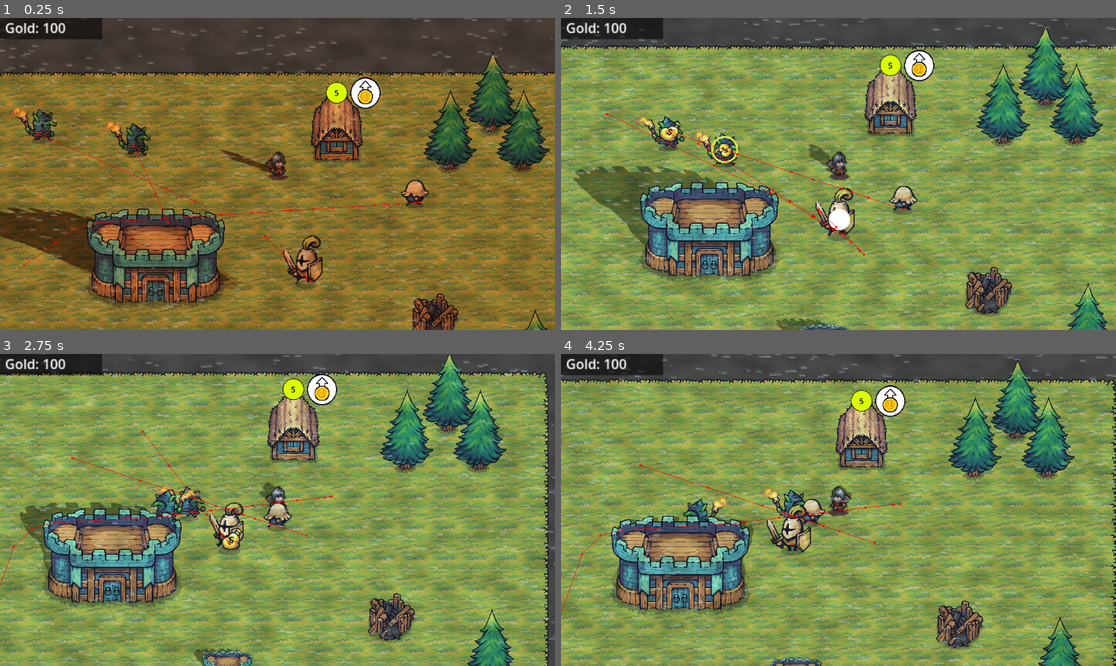
Above: before the commit, frames 1-4 (two rows, left to right).
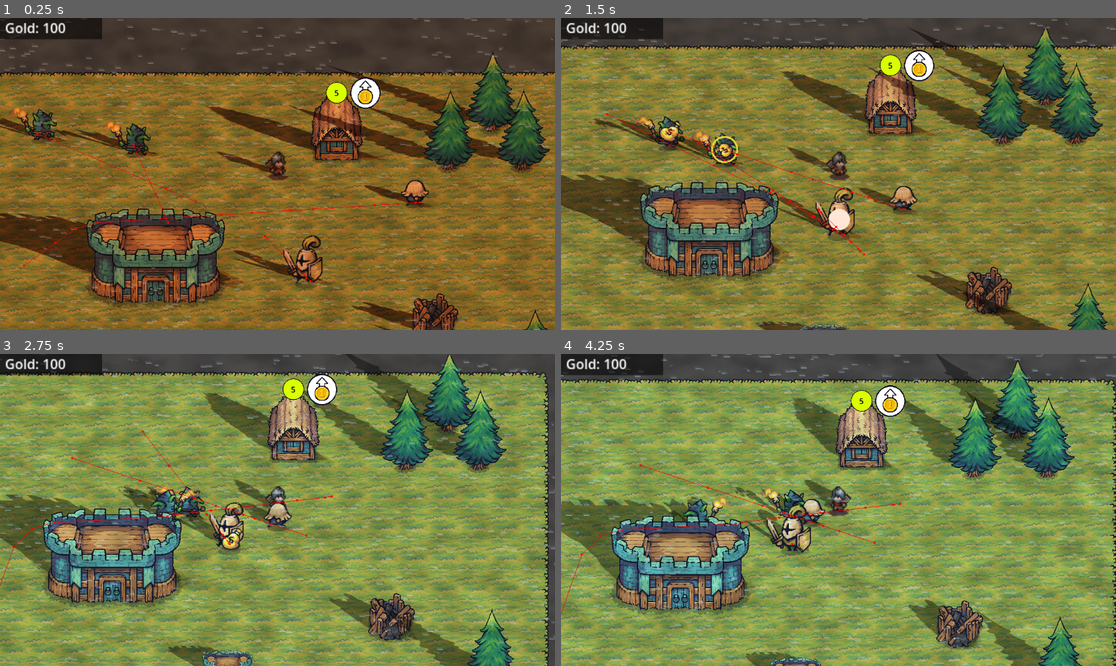
Above: after the commit, the same moments.

Repository: achotai2/battle-game-2D-proto
Game: Godot game, scene res://Scenes/main.tscn
Two runs of this game, one before a commit and one after it. Both use one fixed random seed, a clock stepped at 60 frames per second and the inputs below.
Inputs (mouse positions are in pixels of both pictures, inside the frame that each line leads up to):
- Up to frame 1 (0.25 s): no input
- Up to frame 2 (1.5 s): move the mouse to (960, 158) at 0.52 s; hold Right (move_right) 0.53-1.28 s; tap Space (interact) at 0.6 s; move the mouse to (727, 189) at 1.27 s; hold S (move_down) from 1.28 s (still down); tap Ctrl (attack) at 1.35 s
- Up to frame 3 (2.75 s): tap Space (interact) at 1.55, 2.3 s; move the mouse to (333, 441) at 2.02 s; release S (move_down) at 2.03 s; hold Right (move_right) from 2.03 s (still down); click (333, 441) at 2.1 s
- Up to frame 4 (4.25 s): move the mouse to (810, 572) at 2.77 s; release Right (move_right) at 2.78 s; hold W (move_up) 2.78-3.53 s; tap Space (interact) at 2.85, 3.6 s; move the mouse to (1005, 556) at 3.52 s; hold A (move_left) from 3.53 s (still down)

The runs differ from the first frame. In frame 1, 4.8% of the frame differs, in the area x 0-98%, y 15-100%; in frame 2, 83%, in the area x 0-100%, y 0-100%; in frame 3, 7.1%; in frame 4, 7.3%.

Commit message:
Added shadows to all units and buildings.

Diff:
--- a/Scenes/Buildings/archery_range.tscn
+++ b/Scenes/Buildings/archery_range.tscn
@@ -6,15 +6,21 @@
 [ext_resource type="Script" uid="uid://dqu3s3kqb7wj6" path="res://Scripts/BuildingNodes/spawnsite.gd" id="4_5cnks"]
 [ext_resource type="PackedScene" uid="uid://d1275k0u0fsn" path="res://Scenes/AgentNodes/interactable.tscn" id="5_q2yk0"]
 [ext_resource type="PackedScene" uid="uid://c4n5elrxg64hp" path="res://Scenes/AgentNodes/GoldHolder.tscn" id="6_2yu6c"]
+[ext_resource type="Shader" uid="uid://cmsuxok158t72" path="res://Scripts/Shaders/shadow.gdshader" id="6_0214s"]
+[ext_resource type="Script" uid="uid://bts71s2mlomuh" path="res://Scripts/AgentNodes/shadow_sprite.gd" id="8_6hpmx"]
 
 [sub_resource type="CapsuleShape2D" id="CapsuleShape2D_coeoc"]
 radius = 47.999996
 height = 110.0
 
-[node name="ArcheryRange" type="StaticBody2D" node_paths=PackedStringArray("visual", "interactable", "worksite", "spawnsite", "gold")]
+[sub_resource type="ShaderMaterial" id="ShaderMaterial_tvgge"]
+shader = ExtResource("6_0214s")
+
+[node name="ArcheryRange" type="StaticBody2D" node_paths=PackedStringArray("visual", "shadowVisual", "interactable", "worksite", "spawnsite", "gold")]
 script = ExtResource("1_aww4k")
 building_type = 2
-visual = NodePath("Sprite2D")
+visual = NodePath("Sprites/Sprite2D")
+shadowVisual = NodePath("Sprites/ShadowSprite")
 interactable = NodePath("Interactable")
 worksite = NodePath("WorkSite")
 spawnsite = NodePath("SpawnSite")
@@ -71,7 +77,16 @@
 
 [node name="GoldHolder" parent="." instance=ExtResource("6_2yu6c")]
 
-[node name="Sprite2D" type="Sprite2D" parent="."]
+[node name="Sprites" type="Node2D" parent="."]
+
+[node name="ShadowSprite" type="Sprite2D" parent="Sprites"]
+y_sort_enabled = true
+material = SubResource("ShaderMaterial_tvgge")
+texture = ExtResource("2_aww4k")
+offset = Vector2(0, -50)
+script = ExtResource("8_6hpmx")
+
+[node name="Sprite2D" type="Sprite2D" parent="Sprites"]
 y_sort_enabled = true
 texture = ExtResource("2_aww4k")
 offset = Vector2(0, -50)
--- a/Scenes/Buildings/barracks.tscn
+++ b/Scenes/Buildings/barracks.tscn
@@ -19,9 +19,10 @@
 [sub_resource type="ShaderMaterial" id="ShaderMaterial_krvd1"]
 shader = ExtResource("6_ua3nw")
 
-[node name="Barracks" type="StaticBody2D" node_paths=PackedStringArray("visual", "interactable", "worksite", "spawnsite", "gold")]
+[node name="Barracks" type="StaticBody2D" node_paths=PackedStringArray("visual", "shadowVisual", "interactable", "worksite", "spawnsite", "gold")]
 script = ExtResource("1_24hde")
 visual = NodePath("Sprites/Sprite2D")
+shadowVisual = NodePath("Sprites/ShadowSprite")
 interactable = NodePath("Interactable")
 worksite = NodePath("WorkSite")
 spawnsite = NodePath("SpawnSite")
--- a/Scenes/Buildings/house.tscn
+++ b/Scenes/Buildings/house.tscn
@@ -1,20 +1,26 @@
-[gd_scene load_steps=8 format=3 uid="uid://so0ngwg160ke"]
+[gd_scene load_steps=11 format=3 uid="uid://so0ngwg160ke"]
 
 [ext_resource type="Script" uid="uid://cjbrsf0fmsehe" path="res://Scripts/BuildingsBase/building_base.gd" id="1_3p7p4"]
 [ext_resource type="Texture2D" uid="uid://bo1itj23k76yd" path="res://Art/Tiny Swords (Update 010)/Factions/Knights/Buildings/House/House_Construction.png" id="1_7aoon"]
 [ext_resource type="Script" uid="uid://qumqy1omy72i" path="res://Scripts/BuildingNodes/worksite.gd" id="2_coeoc"]
 [ext_resource type="PackedScene" uid="uid://d1275k0u0fsn" path="res://Scenes/AgentNodes/interactable.tscn" id="4_87o8n"]
 [ext_resource type="Script" uid="uid://dqu3s3kqb7wj6" path="res://Scripts/BuildingNodes/spawnsite.gd" id="5_he61m"]
+[ext_resource type="Shader" uid="uid://cmsuxok158t72" path="res://Scripts/Shaders/shadow.gdshader" id="6_2emxv"]
 [ext_resource type="PackedScene" uid="uid://c4n5elrxg64hp" path="res://Scenes/AgentNodes/GoldHolder.tscn" id="6_mts68"]
+[ext_resource type="Script" uid="uid://bts71s2mlomuh" path="res://Scripts/AgentNodes/shadow_sprite.gd" id="7_vredm"]
 
 [sub_resource type="CapsuleShape2D" id="CapsuleShape2D_coeoc"]
 radius = 47.999996
 height = 110.0
 
-[node name="House" type="StaticBody2D" node_paths=PackedStringArray("visual", "interactable", "worksite", "spawnsite", "gold")]
+[sub_resource type="ShaderMaterial" id="ShaderMaterial_7b5gy"]
+shader = ExtResource("6_2emxv")
+
+[node name="House" type="StaticBody2D" node_paths=PackedStringArray("visual", "shadowVisual", "interactable", "worksite", "spawnsite", "gold")]
 script = ExtResource("1_3p7p4")
 building_type = 1
-visual = NodePath("Sprite2D")
+visual = NodePath("Sprites/Sprite2D")
+shadowVisual = NodePath("Sprites/ShadowSprite")
 interactable = NodePath("Interactable")
 worksite = NodePath("WorkSite")
 spawnsite = NodePath("SpawnSite")
@@ -70,7 +76,16 @@
 
 [node name="GoldHolder" parent="." instance=ExtResource("6_mts68")]
 
-[node name="Sprite2D" type="Sprite2D" parent="."]
+[node name="Sprites" type="Node2D" parent="."]
+
+[node name="ShadowSprite" type="Sprite2D" parent="Sprites"]
+y_sort_enabled = true
+material = SubResource("ShaderMaterial_7b5gy")
+texture = ExtResource("1_7aoon")
+offset = Vector2(0, -50)
+script = ExtResource("7_vredm")
+
+[node name="Sprite2D" type="Sprite2D" parent="Sprites"]
 y_sort_enabled = true
 texture = ExtResource("1_7aoon")
 offset = Vector2(0, -50)
--- a/Scenes/Buildings/tree.tscn
+++ b/Scenes/Buildings/tree.tscn
@@ -6,9 +6,14 @@
 [ext_resource type="PackedScene" uid="uid://d1275k0u0fsn" path="res://Scenes/AgentNodes/interactable.tscn" id="3_l7sa7"]
 [ext_resource type="Script" uid="uid://bk5we0bsn6qwl" path="res://Scripts/Resources/resource_site.gd" id="5_m36md"]
 [ext_resource type="PackedScene" uid="uid://c4n5elrxg64hp" path="res://Scenes/AgentNodes/GoldHolder.tscn" id="6_0s2l4"]
+[ext_resource type="Shader" uid="uid://cmsuxok158t72" path="res://Scripts/Shaders/shadow.gdshader" id="6_efeq4"]
+[ext_resource type="Script" uid="uid://bts71s2mlomuh" path="res://Scripts/AgentNodes/shadow_sprite.gd" id="8_rg3ib"]
 
 [sub_resource type="CircleShape2D" id="CircleShape2D_0vwjc"]
 radius = 16.0
+
+[sub_resource type="ShaderMaterial" id="ShaderMaterial_rg3ib"]
+shader = ExtResource("6_efeq4")
 
 [sub_resource type="AtlasTexture" id="AtlasTexture_rsuno"]
 atlas = ExtResource("1_0vwjc")
@@ -110,13 +115,14 @@
 "speed": 5.0
 }]
 
-[node name="Tree" type="StaticBody2D" node_paths=PackedStringArray("visual", "interactable", "worksite", "gold", "resourcesite", "regrow_timer", "spawn_timer")]
+[node name="Tree" type="StaticBody2D" node_paths=PackedStringArray("visual", "shadowVisual", "interactable", "worksite", "gold", "resourcesite", "regrow_timer", "spawn_timer")]
 y_sort_enabled = true
 collision_layer = 128
 collision_mask = 11
 script = ExtResource("1_l3oha")
 building_type = &"tree"
-visual = NodePath("AnimatedSprite2D")
+visual = NodePath("Sprites/AnimatedSprite2D")
+shadowVisual = NodePath("Sprites/ShadowSprite")
 interactable = NodePath("Interactable")
 worksite = NodePath("WorkSite")
 gold = NodePath("GoldHolder")
@@ -162,7 +168,16 @@
 
 [node name="GoldHolder" parent="." instance=ExtResource("6_0s2l4")]
 
-[node name="AnimatedSprite2D" type="AnimatedSprite2D" parent="."]
+[node name="Sprites" type="Node2D" parent="."]
+
+[node name="ShadowSprite" type="AnimatedSprite2D" parent="Sprites"]
+material = SubResource("ShaderMaterial_rg3ib")
+sprite_frames = SubResource("SpriteFrames_0jkly")
+animation = &"idle"
+offset = Vector2(0, -70)
+script = ExtResource("8_rg3ib")
+
+[node name="AnimatedSprite2D" type="AnimatedSprite2D" parent="Sprites"]
 sprite_frames = SubResource("SpriteFrames_0jkly")
 animation = &"idle"
 offset = Vector2(0, -60)
--- a/Scenes/Units/archer.tscn
+++ b/Scenes/Units/archer.tscn
@@ -12,6 +12,8 @@
 [ext_resource type="PackedScene" uid="uid://c8o4373okv5fq" path="res://Scenes/AgentNodes/HungerHolder.tscn" id="10_rrgl8"]
 [ext_resource type="PackedScene" uid="uid://c4n5elrxg64hp" path="res://Scenes/AgentNodes/GoldHolder.tscn" id="11_yp0bp"]
 [ext_resource type="Script" uid="uid://d1ucmtjtmh4hm" path="res://Scripts/AgentNodes/minion_tasker.gd" id="12_1wuid"]
+[ext_resource type="Shader" uid="uid://cmsuxok158t72" path="res://Scripts/Shaders/shadow.gdshader" id="12_xbs6w"]
+[ext_resource type="Script" uid="uid://bts71s2mlomuh" path="res://Scripts/AgentNodes/shadow_sprite.gd" id="14_22n53"]
 
 [sub_resource type="CapsuleShape2D" id="CapsuleShape2D_ta2g1"]
 radius = 23.0
@@ -19,6 +21,9 @@
 
 [sub_resource type="CircleShape2D" id="CircleShape2D_65o65"]
 radius = 500.0
+
+[sub_resource type="ShaderMaterial" id="ShaderMaterial_22n53"]
+shader = ExtResource("12_xbs6w")
 
 [node name="Archer" type="CharacterBody2D" node_paths=PackedStringArray("health", "movement", "pathfinding", "animation", "attack", "detection", "tactical", "gold", "hunger", "foodTasker") groups=["Attackable", "Interactable", "Minions"]]
 collision_layer = 16
@@ -39,9 +44,10 @@
 [node name="CollisionShape2D" type="CollisionShape2D" parent="."]
 shape = SubResource("CapsuleShape2D_ta2g1")
 
-[node name="AgentAnimate" type="Node" parent="." node_paths=PackedStringArray("sprite")]
+[node name="AgentAnimate" type="Node" parent="." node_paths=PackedStringArray("sprite", "shadow_sprite")]
 script = ExtResource("3_22n53")
-sprite = NodePath("../AnimatedSprite2D")
+sprite = NodePath("../Sprites/AnimatedSprite2D")
+shadow_sprite = NodePath("../Sprites/ShadowSprite")
 metadata/_custom_type_script = "uid://cjjdaf7vlfs4k"
 
 [node name="AgentMovement" type="Node" parent="." node_paths=PackedStringArray("agent", "animation")]
@@ -103,7 +109,17 @@
 auto_get_work_when_idle = false
 metadata/_custom_type_script = "uid://d1ucmtjtmh4hm"
 
-[node name="AnimatedSprite2D" type="AnimatedSprite2D" parent="."]
+[node name="Sprites" type="Node2D" parent="."]
+
+[node name="ShadowSprite" type="AnimatedSprite2D" parent="Sprites"]
+y_sort_enabled = true
+material = SubResource("ShaderMaterial_22n53")
+sprite_frames = ExtResource("2_xbs6w")
+animation = &"walk"
+offset = Vector2(0, -20)
+script = ExtResource("14_22n53")
+
+[node name="AnimatedSprite2D" type="AnimatedSprite2D" parent="Sprites"]
 y_sort_enabled = true
 sprite_frames = ExtResource("2_xbs6w")
 animation = &"walk"
--- a/Scenes/Units/lord.tscn
+++ b/Scenes/Units/lord.tscn
@@ -6,6 +6,8 @@
 [ext_resource type="Script" uid="uid://c2guvnr3dtafe" path="res://Scripts/AgentNodes/health.gd" id="5_4tqx4"]
 [ext_resource type="Script" uid="uid://c1706o51hkau1" path="res://Scripts/AgentNodes/minion_pathfinding.gd" id="7_p5hcf"]
 [ext_resource type="Script" uid="uid://bi15gddmxujcs" path="res://Scripts/AgentNodes/agent_tracking.gd" id="8_7kbwn"]
+[ext_resource type="Shader" uid="uid://cmsuxok158t72" path="res://Scripts/Shaders/shadow.gdshader" id="9_ahyq5"]
+[ext_resource type="Script" uid="uid://bts71s2mlomuh" path="res://Scripts/AgentNodes/shadow_sprite.gd" id="10_rho4c"]
 [ext_resource type="PackedScene" uid="uid://c4n5elrxg64hp" path="res://Scenes/AgentNodes/GoldHolder.tscn" id="11_ljm1k"]
 [ext_resource type="SpriteFrames" uid="uid://cmw8o5r0psvj8" path="res://Art/SpriteFrames/Soldier_Yellow.tres" id="11_pu4ol"]
 [ext_resource type="Script" uid="uid://ckav3fy85cq6v" path="res://Scripts/AgentNodes/tactical_lord.gd" id="12_pu4ol"]
@@ -16,6 +18,9 @@
 
 [sub_resource type="CircleShape2D" id="CircleShape2D_65o65"]
 radius = 500.0
+
+[sub_resource type="ShaderMaterial" id="ShaderMaterial_pu4ol"]
+shader = ExtResource("9_ahyq5")
 
 [node name="Lord" type="CharacterBody2D" node_paths=PackedStringArray("health", "movement", "pathfinding", "animation", "detection", "tactical", "gold") groups=["Attackable", "Interactable", "Minions"]]
 collision_layer = 16
@@ -40,9 +45,10 @@
 avoidance_mask = 7
 debug_enabled = true
 
-[node name="AgentAnimate" type="Node" parent="." node_paths=PackedStringArray("sprite")]
+[node name="AgentAnimate" type="Node" parent="." node_paths=PackedStringArray("sprite", "shadow_sprite")]
 script = ExtResource("3_ygrm2")
-sprite = NodePath("../AnimatedSprite2D")
+sprite = NodePath("../Sprites/AnimatedSprite2D")
+shadow_sprite = NodePath("../Sprites/ShadowSprite")
 metadata/_custom_type_script = "uid://cjjdaf7vlfs4k"
 
 [node name="AgentMovement" type="Node" parent="." node_paths=PackedStringArray("agent", "animation", "pathfinding")]
@@ -82,7 +88,18 @@
 tax_check_interval = 10.0
 movement = NodePath("../AgentMovement")
 
-[node name="AnimatedSprite2D" type="AnimatedSprite2D" parent="." groups=["Interactable", "Lord", "Minions"]]
+[node name="Sprites" type="Node2D" parent="."]
+
+[node name="ShadowSprite" type="AnimatedSprite2D" parent="Sprites"]
+y_sort_enabled = true
+material = SubResource("ShaderMaterial_pu4ol")
+scale = Vector2(1.1770834, 1.1770834)
+sprite_frames = ExtResource("11_pu4ol")
+animation = &"walk"
+offset = Vector2(0, -20)
+script = ExtResource("10_rho4c")
+
+[node name="AnimatedSprite2D" type="AnimatedSprite2D" parent="Sprites"]
 y_sort_enabled = true
 scale = Vector2(1.1770834, 1.1770834)
 sprite_frames = ExtResource("11_pu4ol")
--- a/Scenes/Units/peasant.tscn
+++ b/Scenes/Units/peasant.tscn
@@ -11,6 +11,8 @@
 [ext_resource type="Script" uid="uid://d1ucmtjtmh4hm" path="res://Scripts/AgentNodes/minion_tasker.gd" id="9_wen5c"]
 [ext_resource type="PackedScene" uid="uid://c4n5elrxg64hp" path="res://Scenes/AgentNodes/GoldHolder.tscn" id="10_hoemf"]
 [ext_resource type="PackedScene" uid="uid://c8o4373okv5fq" path="res://Scenes/AgentNodes/HungerHolder.tscn" id="10_t6mam"]
+[ext_resource type="Shader" uid="uid://cmsuxok158t72" path="res://Scripts/Shaders/shadow.gdshader" id="11_oe5x5"]
+[ext_resource type="Script" uid="uid://bts71s2mlomuh" path="res://Scripts/AgentNodes/shadow_sprite.gd" id="12_sug2v"]
 
 [sub_resource type="CapsuleShape2D" id="CapsuleShape2D_ta2g1"]
 radius = 23.0
@@ -18,6 +20,9 @@
 
 [sub_resource type="CircleShape2D" id="CircleShape2D_65o65"]
 radius = 500.0
+
+[sub_resource type="ShaderMaterial" id="ShaderMaterial_706fv"]
+shader = ExtResource("11_oe5x5")
 
 [node name="Peasant" type="CharacterBody2D" node_paths=PackedStringArray("health", "movement", "pathfinding", "animation", "detection", "tactical", "gold", "hunger", "foodTasker") groups=["Attackable", "Interactable", "Minions"]]
 collision_layer = 16
@@ -37,9 +42,10 @@
 [node name="CollisionShape2D" type="CollisionShape2D" parent="."]
 shape = SubResource("CapsuleShape2D_ta2g1")
 
-[node name="AgentAnimate" type="Node" parent="." node_paths=PackedStringArray("sprite")]
+[node name="AgentAnimate" type="Node" parent="." node_paths=PackedStringArray("sprite", "shadow_sprite")]
 script = ExtResource("3_t6mam")
-sprite = NodePath("../AnimatedSprite2D")
+sprite = NodePath("../Sprites/AnimatedSprite2D")
+shadow_sprite = NodePath("../Sprites/ShadowSprite")
 metadata/_custom_type_script = "uid://cjjdaf7vlfs4k"
 
 [node name="AgentMovement" type="Node" parent="." node_paths=PackedStringArray("agent", "animation")]
@@ -97,7 +103,17 @@
 auto_get_work_when_idle = false
 metadata/_custom_type_script = "uid://d1ucmtjtmh4hm"
 
-[node name="AnimatedSprite2D" type="AnimatedSprite2D" parent="."]
+[node name="Sprites" type="Node2D" parent="."]
+
+[node name="ShadowSprite" type="AnimatedSprite2D" parent="Sprites"]
+y_sort_enabled = true
+material = SubResource("ShaderMaterial_706fv")
+sprite_frames = ExtResource("2_7mdye")
+animation = &"idle"
+offset = Vector2(0, -20)
+script = ExtResource("12_sug2v")
+
+[node name="AnimatedSprite2D" type="AnimatedSprite2D" parent="Sprites"]
 y_sort_enabled = true
 sprite_frames = ExtResource("2_7mdye")
 animation = &"idle"
--- a/Scenes/Units/soldier.tscn
+++ b/Scenes/Units/soldier.tscn
@@ -12,6 +12,8 @@
 [ext_resource type="PackedScene" uid="uid://c8o4373okv5fq" path="res://Scenes/AgentNodes/HungerHolder.tscn" id="10_jghxd"]
 [ext_resource type="PackedScene" uid="uid://c4n5elrxg64hp" path="res://Scenes/AgentNodes/GoldHolder.tscn" id="11_iaeu3"]
 [ext_resource type="Script" uid="uid://d1ucmtjtmh4hm" path="res://Scripts/AgentNodes/minion_tasker.gd" id="12_g0yrv"]
+[ext_resource type="Shader" uid="uid://cmsuxok158t72" path="res://Scripts/Shaders/shadow.gdshader" id="12_x32bv"]
+[ext_resource type="Script" uid="uid://bts71s2mlomuh" path="res://Scripts/AgentNodes/shadow_sprite.gd" id="13_gqo0k"]
 
 [sub_resource type="CapsuleShape2D" id="CapsuleShape2D_ta2g1"]
 radius = 23.0
@@ -19,6 +21,9 @@
 
 [sub_resource type="CircleShape2D" id="CircleShape2D_65o65"]
 radius = 500.0
+
+[sub_resource type="ShaderMaterial" id="ShaderMaterial_80g1m"]
+shader = ExtResource("12_x32bv")
 
 [node name="Soldier" type="CharacterBody2D" node_paths=PackedStringArray("health", "movement", "pathfinding", "animation", "attack", "detection", "tactical", "gold", "hunger", "foodTasker") groups=["Attackable", "Interactable", "Minions"]]
 collision_layer = 16
@@ -45,9 +50,10 @@
 avoidance_layers = 8
 avoidance_mask = 7
 
-[node name="AgentAnimate" type="Node" parent="." node_paths=PackedStringArray("sprite")]
+[node name="AgentAnimate" type="Node" parent="." node_paths=PackedStringArray("sprite", "shadow_sprite")]
 script = ExtResource("3_x32bv")
-sprite = NodePath("../AnimatedSprite2D")
+sprite = NodePath("../Sprites/AnimatedSprite2D")
+shadow_sprite = NodePath("../Sprites/ShadowSprite")
 metadata/_custom_type_script = "uid://cjjdaf7vlfs4k"
 
 [node name="AgentMovement" type="Node" parent="." node_paths=PackedStringArray("agent", "animation")]
@@ -98,7 +104,17 @@
 auto_get_work_when_idle = false
 metadata/_custom_type_script = "uid://d1ucmtjtmh4hm"
 
-[node name="AnimatedSprite2D" type="AnimatedSprite2D" parent="."]
+[node name="Sprites" type="Node2D" parent="."]
+
+[node name="ShadowSprite" type="AnimatedSprite2D" parent="Sprites"]
+y_sort_enabled = true
+material = SubResource("ShaderMaterial_80g1m")
+sprite_frames = ExtResource("2_gqo0k")
+animation = &"idle"
+offset = Vector2(0, -20)
+script = ExtResource("13_gqo0k")
+
+[node name="AnimatedSprite2D" type="AnimatedSprite2D" parent="Sprites"]
 y_sort_enabled = true
 sprite_frames = ExtResource("2_gqo0k")
 animation = &"idle"
--- a/Scenes/Units/worker.tscn
+++ b/Scenes/Units/worker.tscn
@@ -11,6 +11,8 @@
 [ext_resource type="Script" uid="uid://d1ucmtjtmh4hm" path="res://Scripts/AgentNodes/minion_tasker.gd" id="9_r0ip0"]
 [ext_resource type="PackedScene" uid="uid://c4n5elrxg64hp" path="res://Scenes/AgentNodes/GoldHolder.tscn" id="10_cwsst"]
 [ext_resource type="PackedScene" uid="uid://c8o4373okv5fq" path="res://Scenes/AgentNodes/HungerHolder.tscn" id="10_r0j7o"]
+[ext_resource type="Shader" uid="uid://cmsuxok158t72" path="res://Scripts/Shaders/shadow.gdshader" id="11_16r2s"]
+[ext_resource type="Script" uid="uid://bts71s2mlomuh" path="res://Scripts/AgentNodes/shadow_sprite.gd" id="13_d0fno"]
 
 [sub_resource type="CapsuleShape2D" id="CapsuleShape2D_ta2g1"]
 radius = 23.0
@@ -18,6 +20,9 @@
 
 [sub_resource type="CircleShape2D" id="CircleShape2D_65o65"]
 radius = 500.0
+
+[sub_resource type="ShaderMaterial" id="ShaderMaterial_ttij7"]
+shader = ExtResource("11_16r2s")
 
 [node name="Worker" type="CharacterBody2D" node_paths=PackedStringArray("health", "movement", "pathfinding", "animation", "detection", "tactical", "tasker", "gold", "hunger", "foodTasker") groups=["Attackable", "Interactable", "Minions", "Workers"]]
 y_sort_enabled = true
@@ -39,9 +44,10 @@
 [node name="CollisionShape2D" type="CollisionShape2D" parent="."]
 shape = SubResource("CapsuleShape2D_ta2g1")
 
-[node name="AgentAnimate" type="Node" parent="." node_paths=PackedStringArray("sprite")]
+[node name="AgentAnimate" type="Node" parent="." node_paths=PackedStringArray("sprite", "shadow_sprite")]
 script = ExtResource("3_r0j7o")
-sprite = NodePath("../AnimatedSprite2D")
+sprite = NodePath("../Sprites/AnimatedSprite2D")
+shadow_sprite = NodePath("../Sprites/ShadowSprite")
 metadata/_custom_type_script = "uid://cjjdaf7vlfs4k"
 
 [node name="AgentMovement" type="Node" parent="." node_paths=PackedStringArray("agent", "animation")]
@@ -104,7 +110,17 @@
 auto_get_work_when_idle = false
 metadata/_custom_type_script = "uid://d1ucmtjtmh4hm"
 
-[node name="AnimatedSprite2D" type="AnimatedSprite2D" parent="."]
+[node name="Sprites" type="Node2D" parent="."]
+
+[node name="ShadowSprite" type="AnimatedSprite2D" parent="Sprites"]
+y_sort_enabled = true
+material = SubResource("ShaderMaterial_ttij7")
+sprite_frames = ExtResource("2_r0ip0")
+animation = &"work"
+offset = Vector2(0, -20)
+script = ExtResource("13_d0fno")
+
+[node name="AnimatedSprite2D" type="AnimatedSprite2D" parent="Sprites"]
 y_sort_enabled = true
 sprite_frames = ExtResource("2_r0ip0")
 animation = &"work"
--- a/Scripts/AgentNodes/shadow_sprite.gd
+++ b/Scripts/AgentNodes/shadow_sprite.gd
@@ -1,13 +1,24 @@
 extends Node2D
 
-@export_group("Setup")
-# Optional: Assign the main body node here to auto-sync animations
 @export var main_body_path: NodePath
 @onready var main_body = get_node_or_null(main_body_path)
 
 func _process(_delta):
-	# 1. SYNC ANIMATION (Optional)
-	# If you assigned a Main Body, copy its frame data
+	# --- 1. OPTIMIZATION CHECK ---
+	# If the shadow length is near max (Sunrise/Sunset/Night),
+	# check if we should even be visible.
+
+	# If the global shadow color is White (Invisible), hide the sprite entirely.
+	# We check if the Red channel is > 0.95 (Almost White).
+	# This saves the GPU from drawing invisible pixels.
+	var color_check = RenderingServer.global_shader_parameter_get("global_shadow_color")
+	if color_check is Color and color_check.r > 0.98:
+		visible = false
+		return # Stop processing math
+	else:
+		visible = true
+
+	# --- 2. SYNC ANIMATION ---
 	if main_body:
 		if "animation" in main_body and "animation" in self:
 			self.animation = main_body.animation
@@ -16,29 +27,13 @@
 		if "flip_h" in main_body and "flip_h" in self:
 			self.flip_h = main_body.flip_h
 
-	# 2. READ FROM GLOBAL SUN
-	# We access the variables we just created in the GlobalSun script
+	# --- 3. MATH & TRANSFORM (Existing Code) ---
 	var angle_rad = deg_to_rad(Sun.current_sun_angle)
 	var length = Sun.current_shadow_length
 	var width = Sun.shadow_width
 
-	# 3. CALCULATE PROJECTION VECTOR
-	# This determines where the "Head" of the shadow lands
 	var shadow_vec = Vector2(sin(angle_rad), -cos(angle_rad)) * length
 
-	# 4. CONSTRUCT TRANSFORM MATRIX
-	# We manually build the X and Y axes of this node to project it flat.
-
-	# X-AXIS (Width):
-	# We keep this horizontal (1, 0) so the shadow doesn't get skinny.
 	transform.x = Vector2(width, 0.0)
-
-	# Y-AXIS (Height):
-	# We force the Y-axis to lie along the shadow vector.
-	# We negate shadow_vec because Godot's Y is Down (positive),
-	# but we want to project 'Up' relative to the feet.
 	transform.y = -shadow_vec
-
-	# 5. POSITION LOCK
-	# Ensure the shadow stays anchored to (0,0) of its parent/origin
 	position = Vector2.ZERO
--- a/Scripts/BuildingsBase/building_base.gd
+++ b/Scripts/BuildingsBase/building_base.gd
@@ -5,6 +5,7 @@
 @export var castle: Node2D
 @export var building_type: BuildingDefs.BuildingType = BuildingDefs.BuildingType.BARRACKS
 @export var visual: Node
+@export var shadowVisual: Node
 @export var interactable: Interactable
 @export var worksite: WorkSite
 @export var spawnsite: WorkSite
@@ -101,8 +102,10 @@
 		animated.play()
 	elif visual is Sprite2D and frames is Texture2D:
 		(visual as Sprite2D).texture = frames
+		if shadowVisual: (shadowVisual as Sprite2D).texture = frames
 	elif frames is Texture2D and visual.has_method("set_texture"):
 		visual.call("set_texture", frames)
+		if shadowVisual: shadowVisual.call("set_texture", frames)
 
 
 func _configure_interactable() -> void:
--- a/Scripts/BuildingsBase/tree.gd
+++ b/Scripts/BuildingsBase/tree.gd
@@ -6,6 +6,7 @@
 @export var castle: Node2D
 @export var building_type: StringName = &""
 @export var visual: Node
+@export var shadowVisual: Node
 @export var interactable: Interactable
 @export var worksite: WorkSite
 @export var gold: GoldHolder
@@ -89,6 +90,7 @@
 		return
 
 	visual.play("chop")
+	if shadowVisual: shadowVisual.play("chop")
 
 
 func _update_visuals() -> void:
@@ -98,10 +100,13 @@
 	match state:
 		TreeState.NORMAL:
 			visual.play("idle")
+			if shadowVisual: shadowVisual.play("idle")
 		TreeState.MARKED:
 			visual.play("idle_marked")
+			if shadowVisual: shadowVisual.play("idle_marked")
 		TreeState.CUT:
 			visual.play("chopped")
+			if shadowVisual: shadowVisual.play("chopped")
 
 
 func _configure_interactable() -> void:
--- a/Scripts/DefsScripts/GlobalSun.gd
+++ b/Scripts/DefsScripts/GlobalSun.gd
@@ -5,7 +5,7 @@
 
 # --- CONFIGURATION ---
 @export_group("Time Settings")
-@export var day_duration: float = 20.0 # Seconds per day
+@export var day_duration: float = 60.0 # Seconds per day
 @export_range(0.0, 1.0) var time_of_day: float = 0.3 # 0.0=Midnight, 0.5=Noon
 @export var pause_time: bool = false
 
Not shown: 1 places in Scenes/Buildings/archery_range.tscn that only renumber resources
Not shown: 1 places in Scenes/Buildings/tree.tscn that only renumber resources
Not shown: 1 places in Scenes/Units/archer.tscn that only renumber resources
Not shown: 1 places in Scenes/Units/lord.tscn that only renumber resources
Not shown: 1 places in Scenes/Units/peasant.tscn that only renumber resources
Not shown: 1 places in Scenes/Units/soldier.tscn that only renumber resources
Not shown: 1 places in Scenes/Units/worker.tscn that only renumber resources
